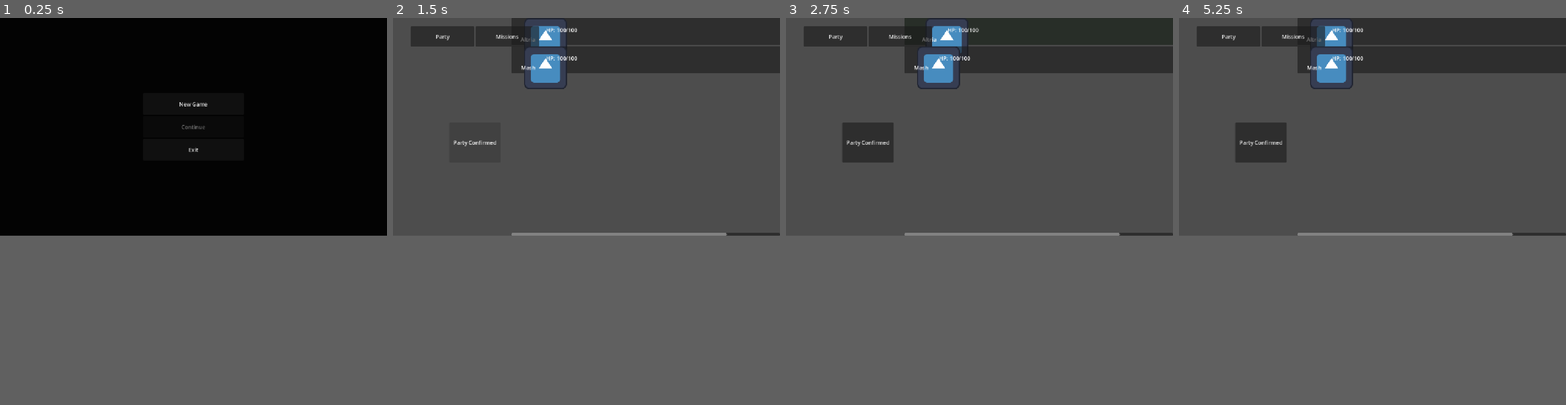
Above: before the commit, frames 1-4 (left to right).
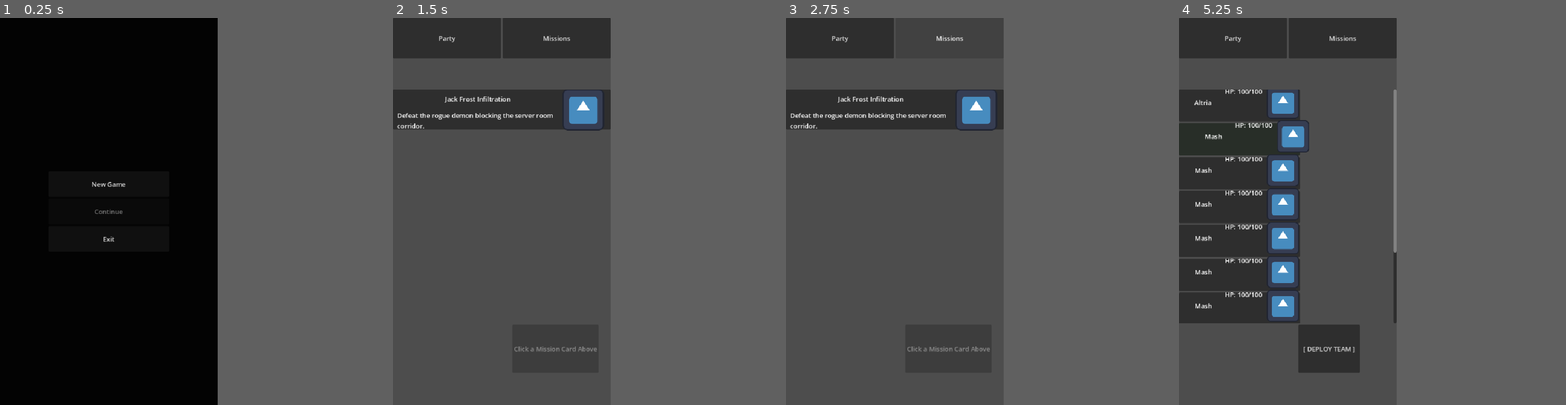
Above: after the commit, the same moments.

Repository: sofia-romao/JRPG-Mobile
Game: Godot game, scene res://scenes/main.tscn
Two runs of this game, one before a commit and one after it. Both use one fixed random seed, a clock stepped at 60 frames per second and the inputs below. The engine's default icon, where the game draws it, is replaced by a stand-in: a white triangle on a blue panel in a dark square.
Inputs (mouse positions are in pixels of both pictures, inside the frame that each line leads up to):
- Up to frame 1 (0.25 s): no input
- Up to frame 2 (1.5 s): click "New Game" at 0.5 s; click (474, 141) at 1.25 s, where only the run before the commit has a clickable "Party Confirmed"
- Up to frame 3 (2.75 s): click (1072, 29) at 2.02 s
- Up to frame 4 (5.25 s): click (1465, 29) at 2.77 s; click (1372, 68) at 3.52 s; click (1465, 60) at 4.27 s; click (1287, 87) at 5.02 s
In our replay, the window is 800x450 before the commit and 450x800 after it. These sizes can differ from the game's own. Grey fills any space a smaller window leaves; there, only what the larger window draws over its background counts as a difference.

The runs differ from the first frame. In frame 1, 0.3% of the frame differs, in the area x 23-54%, y 21-58%; in frame 2, 16%; in frame 3, 17%; in frame 4, 29%, in the area x 0-100%, y 0-92%.

Commit message:
mission deployment rework

Diff:
--- a/fgo-dialogue/party_selection_menu.gd
+++ b/fgo-dialogue/party_selection_menu.gd
@@ -19,18 +19,21 @@
 
 func _ready() -> void:
 	_load_missions_from_folder()
-	# --- O TRUQUE DA CONEXÃO DA ABA AQUI ---
-	# Quando o botão for pressionado, o Godot executa uma função na hora que chama switch_tab()
+
 	if tab_heroes_button:
 		tab_heroes_button.pressed.connect(func(): switch_tab(0)) # 0 = Heroes
 
 	if tab_missions_button:
 		tab_missions_button.pressed.connect(func(): switch_tab(1)) # 1 = Missions
-	# ----------------------------------------
-
-	# Conexão do botão de ação contextual (caso não esteja linkado no inspector)
+
+	# Conexão do botão de ação contextual
 	if action_button and not action_button.pressed.is_connected(_on_action_button_pressed):
 		action_button.pressed.connect(_on_action_button_pressed)
+
+	# --- 📑 MUDANÇA DE INICIALIZAÇÃO AQUI ---
+	# Força o menu a iniciar exibindo a lista de missões logo no primeiro frame!
+	current_tab = MenuTab.MISSIONS
+	# ----------------------------------------
 
 	update_menu_ui()
 
@@ -55,8 +58,18 @@
 
 func _render_heroes_tab(is_locked: bool) -> void:
 	if action_button:
-		action_button.text = "Party Locked" if is_locked else "Party Confirmed"
-		action_button.disabled = is_locked
+		if is_locked:
+			action_button.text = "Party Locked"
+			action_button.disabled = true
+		elif PlayerData.selected_mission_data != null:
+			# Se veio da aba de missões com um contrato, vira o botão de Deploy!
+			action_button.text = "[ DEPLOY TEAM ]"
+			# TRAVA: Fica desativado se o jogador tentar entrar na luta sem heróis selecionados!
+			action_button.disabled = PlayerData.active_party.is_empty()
+		else:
+			# Se o jogador está apenas navegando na tela sem missão selecionada
+			action_button.text = "Select a Mission First"
+			action_button.disabled = true
 
 	for hero_id in PlayerData.hero_collection:
 		var hero_state: HeroState = PlayerData.hero_collection[hero_id]
@@ -77,27 +90,25 @@
 			action_button.text = "Continue Mission"
 			action_button.disabled = false
 		else:
-			action_button.text = "Select a Mission"
-			action_button.disabled = (PlayerData.selected_mission_data == null)
-
-	# Se já houver uma missão travada em andamento, não renderiza a lista de seleção
+			# Na aba de missões o botão inferior serve apenas como um aviso visual de instrução
+			action_button.text = "Click a Mission Card Above"
+			action_button.disabled = true
+
 	if is_locked:
 		return
 
 	for mission_id in available_missions:
 		var mission: MissionData = available_missions[mission_id]
 
-		# FILTRO DE PROGRESSÃO: Checa se bate os pré-requisitos de história
 		if PlayerData.completed_missions.has(mission.id):
-			continue # Esconde se já foi concluída
+			continue
 
 		if mission.required_mission_id != "" and not PlayerData.completed_missions.has(mission.required_mission_id):
-			continue # Esconde se a missão anterior exigida não foi feita
+			continue
 
 		var new_card = mission_card_prefab.instantiate()
 		grid_container.add_child(new_card)
 
-		# Passa os dados para o seu cartão de missão customizado
 		if new_card.has_method("initialize_mission_card"):
 			var is_selected = (PlayerData.selected_mission_data == mission)
 			new_card.initialize_mission_card(mission, is_selected)
@@ -126,6 +137,9 @@
 		PlayerData.selected_mission_data = null
 	else:
 		PlayerData.selected_mission_data = mission
+		print("🎯 Menu: Mission selected: ", mission.title, ". Redirecting to Party Setup...")
+		switch_tab(0) # ◄ JOGA O JOGADOR DIRETO PARA A SELEÇÃO DE HERÓIS!
+		return # Interrompe aqui para o switch_tab atualizar a tela sozinho
 
 	update_menu_ui()
 
@@ -139,27 +153,31 @@
 
 ## Comportamento do botão de confirmação inferior
 func _on_action_button_pressed() -> void:
-	match current_tab:
-		MenuTab.HEROES:
-			print("👥 Menu: Party structure confirmed! Active size: ", PlayerData.active_party.size())
-
-		MenuTab.MISSIONS:
-			# Caso 1: Jogador está voltando para uma missão que já começou
-			if PlayerData.is_mission_in_progress:
-				# Aqui você dispararia a Parte 2 da exploração ou reabriria a dungeon
-				print("🚀 Menu: Returning to active mission zone.")
-				return
-
-			# Caso 2: Iniciando uma nova missão da lista
-			if PlayerData.selected_mission_data != null:
-				var mission = PlayerData.selected_mission_data
-				PlayerData.active_mission_id = mission.id
-
-				print("🚀 Menu: Starting fresh mission: ", mission.title)
-				# Dispara o GameEvent associado à missão usando a sua MainController!
-				var main = get_tree().root.get_node_or_null("MainController") # Ajuste o caminho se necessário
-				if main and main.has_method("_on_exploration_requested_dialogue"):
-					main._on_exploration_requested_dialogue(mission.start_event)
+	# Se a missão já está em andamento (retornando da dungeon)
+	if PlayerData.is_mission_in_progress:
+		print("🚀 Menu: Returning to active mission zone.")
+		return
+
+	# Caso Geral: O jogador montou a party na aba de heróis e clicou em [ DEPLOY TEAM ]
+	if PlayerData.selected_mission_data != null:
+		# PROTEÇÃO BRUTA: Impede o avanço se a lista de heróis ativos estiver vazia na memória
+		if PlayerData.active_party.is_empty():
+			print("❌ Menu: Deploy aborted! Active party is empty.")
+			return
+
+		var mission = PlayerData.selected_mission_data
+		PlayerData.active_mission_id = mission.id
+
+		# Cura e enche o MP/HP da equipe ativa antes de entrar na arena
+		PlayerData.heal_active_party()
+
+		print("🚀 Menu: Team deployed successfully! Starting mission: ", mission.title)
+
+		var main = get_tree().root.get_node_or_null("MainController")
+		if main and main.has_method("_on_exploration_requested_dialogue"):
+			main._on_exploration_requested_dialogue(mission.start_event)
+	else:
+		print("⚠️ Menu: No mission selected to deploy.")
 
 # --- CARREGADOR AUTOMÁTICO DE RECURSOS ---
 
--- a/fgo-dialogue/project.godot
+++ b/fgo-dialogue/project.godot
@@ -23,6 +23,8 @@
 
 [display]
 
+window/size/viewport_width=540
+window/size/viewport_height=960
 window/stretch/mode="canvas_items"
 window/stretch/aspect="expand"
 
--- a/fgo-dialogue/resources/heroes/altria.tres
+++ b/fgo-dialogue/resources/heroes/altria.tres
@@ -9,5 +9,5 @@
 character_name = "Altria"
 theme_color = Color(0.40392157, 0.6392157, 1, 1)
 avatar_icon = ExtResource("1_qwesp")
-skill_list = Array[String](["agi"])
+skill_list = Array[String](["agi", "rush"])
 metadata/_custom_type_script = "uid://bln4pkc2ot1or"
--- a/fgo-dialogue/resources/heroes/mash.tres
+++ b/fgo-dialogue/resources/heroes/mash.tres
@@ -8,4 +8,5 @@
 id = "mash"
 character_name = "Mash"
 avatar_icon = ExtResource("1_7th1m")
+skill_list = Array[String](["dia"])
 metadata/_custom_type_script = "uid://bln4pkc2ot1or"
--- /dev/null
+++ b/fgo-dialogue/resources/heroes/mash2.tres
@@ -0,0 +1,12 @@
+[gd_resource type="Resource" script_class="HeroData" format=3 uid="uid://c5752irf120xt"]
+
+[ext_resource type="Texture2D" uid="uid://bwi77x5m5uiut" path="res://icon.svg" id="1_meik5"]
+[ext_resource type="Script" uid="uid://bln4pkc2ot1or" path="res://hero_data.gd" id="2_qonhh"]
+
+[resource]
+script = ExtResource("2_qonhh")
+id = "mash2"
+character_name = "Mash"
+avatar_icon = ExtResource("1_meik5")
+skill_list = Array[String](["dia"])
+metadata/_custom_type_script = "uid://bln4pkc2ot1or"
--- /dev/null
+++ b/fgo-dialogue/resources/heroes/mash3.tres
@@ -0,0 +1,12 @@
+[gd_resource type="Resource" script_class="HeroData" format=3 uid="uid://dxs3q78sqkg2s"]
+
+[ext_resource type="Texture2D" uid="uid://bwi77x5m5uiut" path="res://icon.svg" id="1_apk51"]
+[ext_resource type="Script" uid="uid://bln4pkc2ot1or" path="res://hero_data.gd" id="2_nvd65"]
+
+[resource]
+script = ExtResource("2_nvd65")
+id = "mash3"
+character_name = "Mash"
+avatar_icon = ExtResource("1_apk51")
+skill_list = Array[String](["dia"])
+metadata/_custom_type_script = "uid://bln4pkc2ot1or"
--- /dev/null
+++ b/fgo-dialogue/resources/heroes/mash4.tres
@@ -0,0 +1,12 @@
+[gd_resource type="Resource" script_class="HeroData" format=3 uid="uid://dn0g44q5xhg3m"]
+
+[ext_resource type="Texture2D" uid="uid://bwi77x5m5uiut" path="res://icon.svg" id="1_urtia"]
+[ext_resource type="Script" uid="uid://bln4pkc2ot1or" path="res://hero_data.gd" id="2_4vhy8"]
+
+[resource]
+script = ExtResource("2_4vhy8")
+id = "mash4"
+character_name = "Mash"
+avatar_icon = ExtResource("1_urtia")
+skill_list = Array[String](["dia"])
+metadata/_custom_type_script = "uid://bln4pkc2ot1or"
--- /dev/null
+++ b/fgo-dialogue/resources/heroes/mash5.tres
@@ -0,0 +1,12 @@
+[gd_resource type="Resource" script_class="HeroData" format=3 uid="uid://dk0jbwf4ov4kb"]
+
+[ext_resource type="Texture2D" uid="uid://bwi77x5m5uiut" path="res://icon.svg" id="1_3la1x"]
+[ext_resource type="Script" uid="uid://bln4pkc2ot1or" path="res://hero_data.gd" id="2_n7540"]
+
+[resource]
+script = ExtResource("2_n7540")
+id = "mash5"
+character_name = "Mash"
+avatar_icon = ExtResource("1_3la1x")
+skill_list = Array[String](["dia"])
+metadata/_custom_type_script = "uid://bln4pkc2ot1or"
--- /dev/null
+++ b/fgo-dialogue/resources/heroes/mash6.tres
@@ -0,0 +1,12 @@
+[gd_resource type="Resource" script_class="HeroData" format=3 uid="uid://b7mn002ri6wo5"]
+
+[ext_resource type="Texture2D" uid="uid://bwi77x5m5uiut" path="res://icon.svg" id="1_alu7e"]
+[ext_resource type="Script" uid="uid://bln4pkc2ot1or" path="res://hero_data.gd" id="2_rksmt"]
+
+[resource]
+script = ExtResource("2_rksmt")
+id = "mash6"
+character_name = "Mash"
+avatar_icon = ExtResource("1_alu7e")
+skill_list = Array[String](["dia"])
+metadata/_custom_type_script = "uid://bln4pkc2ot1or"
--- /dev/null
+++ b/fgo-dialogue/resources/heroes/mash7.tres
@@ -0,0 +1,12 @@
+[gd_resource type="Resource" script_class="HeroData" format=3 uid="uid://bpruulax8wugj"]
+
+[ext_resource type="Texture2D" uid="uid://bwi77x5m5uiut" path="res://icon.svg" id="1_pv5hl"]
+[ext_resource type="Script" uid="uid://bln4pkc2ot1or" path="res://hero_data.gd" id="2_w1jcw"]
+
+[resource]
+script = ExtResource("2_w1jcw")
+id = "mash7"
+character_name = "Mash"
+avatar_icon = ExtResource("1_pv5hl")
+skill_list = Array[String](["dia"])
+metadata/_custom_type_script = "uid://bln4pkc2ot1or"
--- /dev/null
+++ b/fgo-dialogue/resources/heroes/mash8.tres
@@ -0,0 +1,12 @@
+[gd_resource type="Resource" script_class="HeroData" format=3 uid="uid://dms3ttsqdy3dp"]
+
+[ext_resource type="Texture2D" uid="uid://bwi77x5m5uiut" path="res://icon.svg" id="1_pye33"]
+[ext_resource type="Script" uid="uid://bln4pkc2ot1or" path="res://hero_data.gd" id="2_qdain"]
+
+[resource]
+script = ExtResource("2_qdain")
+id = "mash8"
+character_name = "Mash"
+avatar_icon = ExtResource("1_pye33")
+skill_list = Array[String](["dia"])
+metadata/_custom_type_script = "uid://bln4pkc2ot1or"
--- /dev/null
+++ b/fgo-dialogue/resources/heroes/mash9.tres
@@ -0,0 +1,12 @@
+[gd_resource type="Resource" script_class="HeroData" format=3 uid="uid://xcdmp77lssbr"]
+
+[ext_resource type="Texture2D" uid="uid://bwi77x5m5uiut" path="res://icon.svg" id="1_1atpo"]
+[ext_resource type="Script" uid="uid://bln4pkc2ot1or" path="res://hero_data.gd" id="2_ucood"]
+
+[resource]
+script = ExtResource("2_ucood")
+id = "mash9"
+character_name = "Mash"
+avatar_icon = ExtResource("1_1atpo")
+skill_list = Array[String](["dia"])
+metadata/_custom_type_script = "uid://bln4pkc2ot1or"
--- /dev/null
+++ b/fgo-dialogue/resources/skills/dia.tres
@@ -0,0 +1,11 @@
+[gd_resource type="Resource" script_class="SkillData" format=3 uid="uid://bijro563h4wt8"]
+
+[ext_resource type="Script" uid="uid://8ol7wmoevwbk" path="res://skill_data.gd" id="1_kkp31"]
+
+[resource]
+script = ExtResource("1_kkp31")
+id = "dia"
+name = "Dia"
+element_type = "HEAL"
+target_type = 1
+metadata/_custom_type_script = "uid://8ol7wmoevwbk"
--- /dev/null
+++ b/fgo-dialogue/resources/skills/rush.tres
@@ -0,0 +1,9 @@
+[gd_resource type="Resource" script_class="SkillData" format=3 uid="uid://bmx8vv35sjkch"]
+
+[ext_resource type="Script" uid="uid://8ol7wmoevwbk" path="res://skill_data.gd" id="1_4v6kx"]
+
+[resource]
+script = ExtResource("1_4v6kx")
+id = "rush"
+name = "Rush"
+metadata/_custom_type_script = "uid://8ol7wmoevwbk"
--- a/fgo-dialogue/scenes/combat_manager.tscn
+++ b/fgo-dialogue/scenes/combat_manager.tscn
@@ -37,11 +37,15 @@
 stretch_mode = 5
 
 [node name="EnemySprite" type="TextureRect" parent="VisualArea" unique_id=806145300]
-layout_mode = 0
-offset_left = 327.779
-offset_top = 117.59039
-offset_right = 455.779
-offset_bottom = 245.5904
+layout_mode = 1
+anchors_preset = 5
+anchor_left = 0.5
+anchor_right = 0.5
+offset_left = -60.30963
+offset_top = 127.96977
+offset_right = 67.69037
+offset_bottom = 255.96977
+grow_horizontal = 2
 texture = ExtResource("2_yvt8h")
 
 [node name="EnemyHPBar" type="ProgressBar" parent="VisualArea/EnemySprite" unique_id=1202804541]
@@ -73,13 +77,24 @@
 [node name="UIArea" type="CanvasLayer" parent="." unique_id=154824833]
 
 [node name="MainMobileLayout" type="VBoxContainer" parent="UIArea" unique_id=1881032632]
-anchors_preset = 15
-anchor_right = 1.0
+anchors_preset = 13
+anchor_left = 0.5
+anchor_right = 0.5
 anchor_bottom = 1.0
+offset_left = -252.0
+offset_right = 252.0
 grow_horizontal = 2
 grow_vertical = 2
 
 [node name="Spacer" type="Control" parent="UIArea/MainMobileLayout" unique_id=961185898]
+layout_mode = 2
+size_flags_vertical = 3
+
+[node name="Spacer2" type="Control" parent="UIArea/MainMobileLayout" unique_id=544207440]
+layout_mode = 2
+size_flags_vertical = 3
+
+[node name="Spacer3" type="Control" parent="UIArea/MainMobileLayout" unique_id=1234917458]
 layout_mode = 2
 size_flags_vertical = 3
 
@@ -90,6 +105,7 @@
 layout_mode = 2
 
 [node name="PartyPanel" type="PanelContainer" parent="UIArea/MainMobileLayout" unique_id=97544341]
+custom_minimum_size = Vector2(0, 200)
 layout_mode = 2
 size_flags_vertical = 3
 
@@ -97,6 +113,7 @@
 layout_mode = 2
 
 [node name="CommandMenu" type="PanelContainer" parent="UIArea/MainMobileLayout" unique_id=615045947 node_paths=PackedStringArray("combat_manager")]
+custom_minimum_size = Vector2(0, 200)
 layout_mode = 2
 script = ExtResource("3_iekp2")
 combat_manager = NodePath("../../..")
@@ -109,18 +126,18 @@
 columns = 2
 
 [node name="AttackButton" type="Button" parent="UIArea/MainMobileLayout/CommandMenu/MenuContexts/MainButtons" unique_id=2099042336]
-custom_minimum_size = Vector2(50, 50)
+custom_minimum_size = Vector2(250, 100)
 layout_mode = 2
 text = "Lutar
 "
 
 [node name="SkillsButton" type="Button" parent="UIArea/MainMobileLayout/CommandMenu/MenuContexts/MainButtons" unique_id=1628132285]
-custom_minimum_size = Vector2(50, 50)
+custom_minimum_size = Vector2(250, 100)
 layout_mode = 2
 text = "Skill"
 
 [node name="ItemsButton" type="Button" parent="UIArea/MainMobileLayout/CommandMenu/MenuContexts/MainButtons" unique_id=497166516]
-custom_minimum_size = Vector2(50, 50)
+custom_minimum_size = Vector2(200, 100)
 layout_mode = 2
 text = "Item
 "
@@ -138,9 +155,13 @@
 [node name="SkillsList" type="VBoxContainer" parent="UIArea/MainMobileLayout/CommandMenu/MenuContexts/SkillsSubMenu" unique_id=564479411]
 custom_minimum_size = Vector2(80, 80)
 layout_mode = 2
+size_flags_horizontal = 3
+size_flags_vertical = 3
 
 [node name="ItemsSubMenu" type="ScrollContainer" parent="UIArea/MainMobileLayout/CommandMenu/MenuContexts" unique_id=2080177807]
 layout_mode = 2
 
 [node name="ItemsList" type="VBoxContainer" parent="UIArea/MainMobileLayout/CommandMenu/MenuContexts/ItemsSubMenu" unique_id=696869270]
 layout_mode = 2
+size_flags_horizontal = 3
+size_flags_vertical = 3
--- a/fgo-dialogue/scenes/hero_selection_card.tscn
+++ b/fgo-dialogue/scenes/hero_selection_card.tscn
@@ -4,14 +4,17 @@
 [ext_resource type="Texture2D" uid="uid://bwi77x5m5uiut" path="res://icon.svg" id="2_4uac4"]
 
 [node name="HeroSelectionCard" type="Button" unique_id=1703486652 node_paths=PackedStringArray("avatar_texture", "name_label", "hp_label", "lock_overlay", "margin_container")]
-custom_minimum_size = Vector2(1000, 80)
-anchors_preset = 15
+custom_minimum_size = Vector2(300, 80)
+anchors_preset = 14
+anchor_top = 0.5
 anchor_right = 1.0
-anchor_bottom = 1.0
+anchor_bottom = 0.5
+offset_top = -4.0
+offset_bottom = 4.0
 grow_horizontal = 2
 grow_vertical = 2
 script = ExtResource("1_k8dh0")
-avatar_texture = NodePath("MarginContainer/TextureRect")
+avatar_texture = NodePath("MarginContainer/HBoxContainer/TextureRect")
 name_label = NodePath("MarginContainer/HBoxContainer/LabelNome")
 hp_label = NodePath("MarginContainer/HBoxContainer/LabelHP")
 lock_overlay = NodePath("OverlayTrancado")
@@ -19,17 +22,18 @@
 
 [node name="MarginContainer" type="MarginContainer" parent="." unique_id=2129938305]
 layout_mode = 1
-offset_right = 204.0
-offset_bottom = 128.0
-theme_override_constants/margin_left = 0
-theme_override_constants/margin_top = 0
-theme_override_constants/margin_right = 0
-theme_override_constants/margin_bottom = 0
-
-[node name="TextureRect" type="TextureRect" parent="MarginContainer" unique_id=671201493]
-layout_mode = 2
-texture = ExtResource("2_4uac4")
-stretch_mode = 5
+anchors_preset = 14
+anchor_top = 0.5
+anchor_right = 1.0
+anchor_bottom = 0.5
+offset_top = -47.0
+offset_bottom = 33.0
+grow_horizontal = 2
+grow_vertical = 2
+theme_override_constants/margin_left = 10
+theme_override_constants/margin_top = 10
+theme_override_constants/margin_right = 10
+theme_override_constants/margin_bottom = 10
 
 [node name="HBoxContainer" type="HBoxContainer" parent="MarginContainer" unique_id=708147872]
 layout_mode = 2
@@ -46,6 +50,14 @@
 custom_minimum_size = Vector2(100, 80)
 layout_mode = 2
 
+[node name="TextureRect" type="TextureRect" parent="MarginContainer/HBoxContainer" unique_id=671201493]
+custom_minimum_size = Vector2(80, 0)
+layout_mode = 2
+size_flags_horizontal = 3
+texture = ExtResource("2_4uac4")
+expand_mode = 1
+stretch_mode = 5
+
 [node name="OverlayTrancado" type="ColorRect" parent="." unique_id=247004520]
 visible = false
 layout_mode = 1
--- a/fgo-dialogue/scenes/mission_card.tscn
+++ b/fgo-dialogue/scenes/mission_card.tscn
@@ -1,51 +1,60 @@
 [gd_scene format=3 uid="uid://dbtxuhojfjj8q"]
 
-[ext_resource type="Script" uid="uid://cpas8m8nxxu1c" path="res://scenes/mission_card.gd" id="1_ti41e"]
+[ext_resource type="Script" uid="uid://cpas8m8nxxu1c" path="res://mission_card.gd" id="1_ti41e"]
 [ext_resource type="Texture2D" uid="uid://bwi77x5m5uiut" path="res://icon.svg" id="2_xo4n8"]
 
 [node name="MissionCard" type="Button" unique_id=1703486652 node_paths=PackedStringArray("title_label", "description_label", "margin_container")]
-custom_minimum_size = Vector2(1000, 80)
+custom_minimum_size = Vector2(540, 100)
+anchors_preset = 10
+anchor_right = 1.0
+offset_bottom = 100.0
+grow_horizontal = 2
+script = ExtResource("1_ti41e")
+title_label = NodePath("MarginContainer/HBoxContainer/VBoxContainer/TitleLabel")
+description_label = NodePath("MarginContainer/HBoxContainer/VBoxContainer/DescriptionLabel")
+margin_container = NodePath("MarginContainer")
+
+[node name="MarginContainer" type="MarginContainer" parent="." unique_id=2129938305]
+layout_mode = 1
 anchors_preset = 15
 anchor_right = 1.0
 anchor_bottom = 1.0
 grow_horizontal = 2
 grow_vertical = 2
-script = ExtResource("1_ti41e")
-title_label = NodePath("MarginContainer/HBoxContainer/TitleLabel")
-description_label = NodePath("MarginContainer/HBoxContainer/DescriptionLabel")
-margin_container = NodePath("MarginContainer")
-
-[node name="MarginContainer" type="MarginContainer" parent="." unique_id=2129938305]
-layout_mode = 1
-offset_right = 204.0
-offset_bottom = 128.0
-theme_override_constants/margin_left = 0
-theme_override_constants/margin_top = 0
-theme_override_constants/margin_right = 0
-theme_override_constants/margin_bottom = 0
-
-[node name="TextureRect" type="TextureRect" parent="MarginContainer" unique_id=671201493]
-layout_mode = 2
-texture = ExtResource("2_xo4n8")
-stretch_mode = 5
+theme_override_constants/margin_left = 10
+theme_override_constants/margin_top = 10
+theme_override_constants/margin_right = 10
+theme_override_constants/margin_bottom = 10
 
 [node name="HBoxContainer" type="HBoxContainer" parent="MarginContainer" unique_id=708147872]
 layout_mode = 2
 
-[node name="TitleLabel" type="Label" parent="MarginContainer/HBoxContainer" unique_id=1776354760]
-custom_minimum_size = Vector2(100, 80)
+[node name="VBoxContainer" type="VBoxContainer" parent="MarginContainer/HBoxContainer" unique_id=487181764]
+layout_mode = 2
+
+[node name="TitleLabel" type="Label" parent="MarginContainer/HBoxContainer/VBoxContainer" unique_id=1776354760]
+custom_minimum_size = Vector2(100, 50)
 layout_mode = 2
 size_flags_horizontal = 3
 text = "asdasda"
 horizontal_alignment = 1
 vertical_alignment = 1
 
-[node name="DescriptionLabel" type="Label" parent="MarginContainer/HBoxContainer" unique_id=193720062]
-custom_minimum_size = Vector2(100, 80)
+[node name="DescriptionLabel" type="Label" parent="MarginContainer/HBoxContainer/VBoxContainer" unique_id=193720062]
+custom_minimum_size = Vector2(400, 35)
 layout_mode = 2
+autowrap_mode = 2
+justification_flags = 171
+
+[node name="TextureRect" type="TextureRect" parent="MarginContainer/HBoxContainer" unique_id=671201493]
+custom_minimum_size = Vector2(80, 80)
+layout_mode = 2
+size_flags_horizontal = 3
+texture = ExtResource("2_xo4n8")
+expand_mode = 3
+stretch_mode = 5
 
 [node name="OverlayTrancado" type="ColorRect" parent="." unique_id=247004520]
-visible = false
 layout_mode = 1
 anchors_preset = -1
 anchor_right = 1.2570001
--- a/fgo-dialogue/scenes/party_selection_menu.tscn
+++ b/fgo-dialogue/scenes/party_selection_menu.tscn
@@ -5,14 +5,12 @@
 [ext_resource type="PackedScene" uid="uid://dbtxuhojfjj8q" path="res://scenes/mission_card.tscn" id="3_wpd0i"]
 
 [node name="PartySelectionMenu" type="Control" unique_id=928408070 node_paths=PackedStringArray("grid_container", "locked_warning_label", "action_button", "tab_heroes_button", "tab_missions_button")]
-custom_minimum_size = Vector2(800, 500)
+custom_minimum_size = Vector2(400, 500)
 layout_mode = 3
-anchors_preset = 11
-anchor_left = 1.0
+anchors_preset = 15
 anchor_right = 1.0
 anchor_bottom = 1.0
-offset_left = -800.0
-grow_horizontal = 0
+grow_horizontal = 2
 grow_vertical = 2
 script = ExtResource("1_axaai")
 hero_card_prefab = ExtResource("2_7xtmb")
@@ -23,11 +21,23 @@
 tab_heroes_button = NodePath("HBoxContainer/TabHeroesButton")
 tab_missions_button = NodePath("HBoxContainer/TabMissionsButton")
 
-[node name="ScrollContainer" type="ScrollContainer" parent="." unique_id=1790750672]
+[node name="Control" type="Control" parent="." unique_id=603948743]
+custom_minimum_size = Vector2(0, 100)
 layout_mode = 1
 anchors_preset = 15
 anchor_right = 1.0
 anchor_bottom = 1.0
+grow_horizontal = 2
+grow_vertical = 2
+
+[node name="ScrollContainer" type="ScrollContainer" parent="." unique_id=1790750672]
+layout_mode = 1
+anchors_preset = 14
+anchor_top = 0.5
+anchor_right = 1.0
+anchor_bottom = 0.5
+offset_top = -303.0
+offset_bottom = 277.0
 grow_horizontal = 2
 grow_vertical = 2
 
@@ -42,18 +52,19 @@
 
 [node name="ActionButton" type="Button" parent="." unique_id=2121624718]
 layout_mode = 0
-offset_left = -185.0
-offset_top = 311.0
-offset_right = -32.0
-offset_bottom = 430.0
+offset_left = 296.0514
+offset_top = 760.78564
+offset_right = 449.0514
+offset_bottom = 879.78564
 text = "START"
 
 [node name="HBoxContainer" type="HBoxContainer" parent="." unique_id=948253854]
-layout_mode = 0
-offset_left = -299.4226
-offset_top = 25.073517
-offset_right = 82.57739
-offset_bottom = 85.07352
+custom_minimum_size = Vector2(0, 100)
+layout_mode = 1
+anchors_preset = 10
+anchor_right = 1.0
+offset_bottom = 31.0
+grow_horizontal = 2
 
 [node name="TabHeroesButton" type="Button" parent="HBoxContainer" unique_id=440675371]
 layout_mode = 2
Renamed: fgo-dialogue/scenes/mission_card.gd -> fgo-dialogue/mission_card.gd
Renamed: fgo-dialogue/scenes/mission_card.gd.uid -> fgo-dialogue/mission_card.gd.uid
